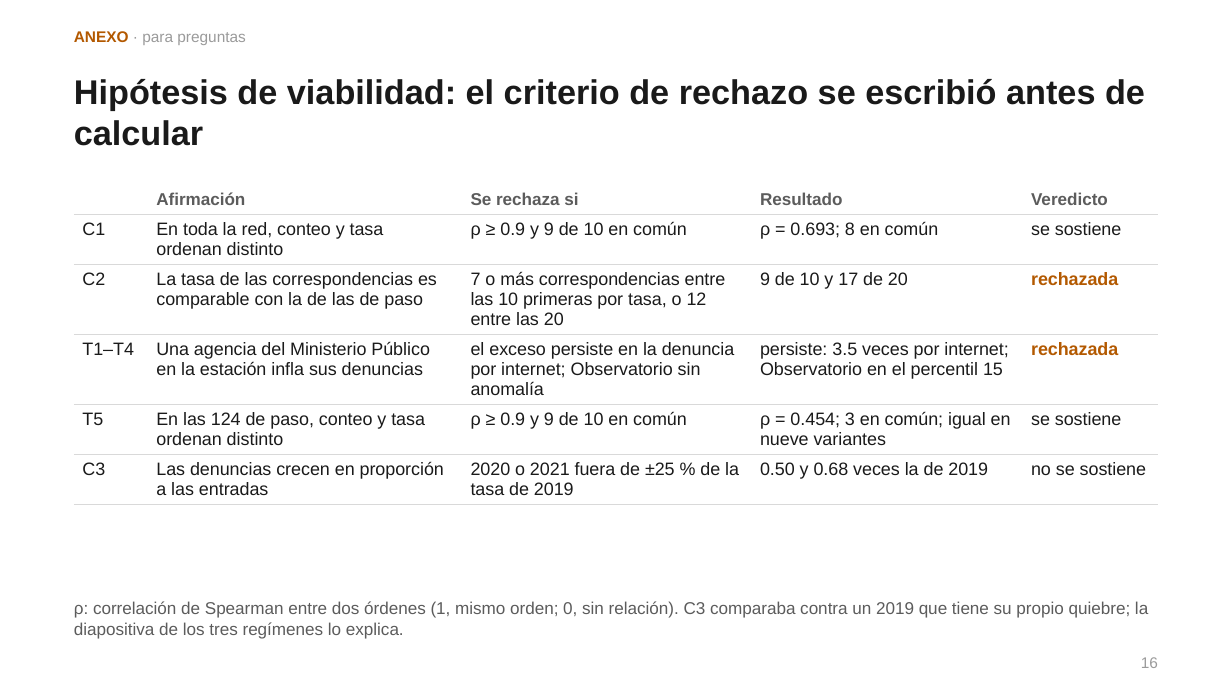
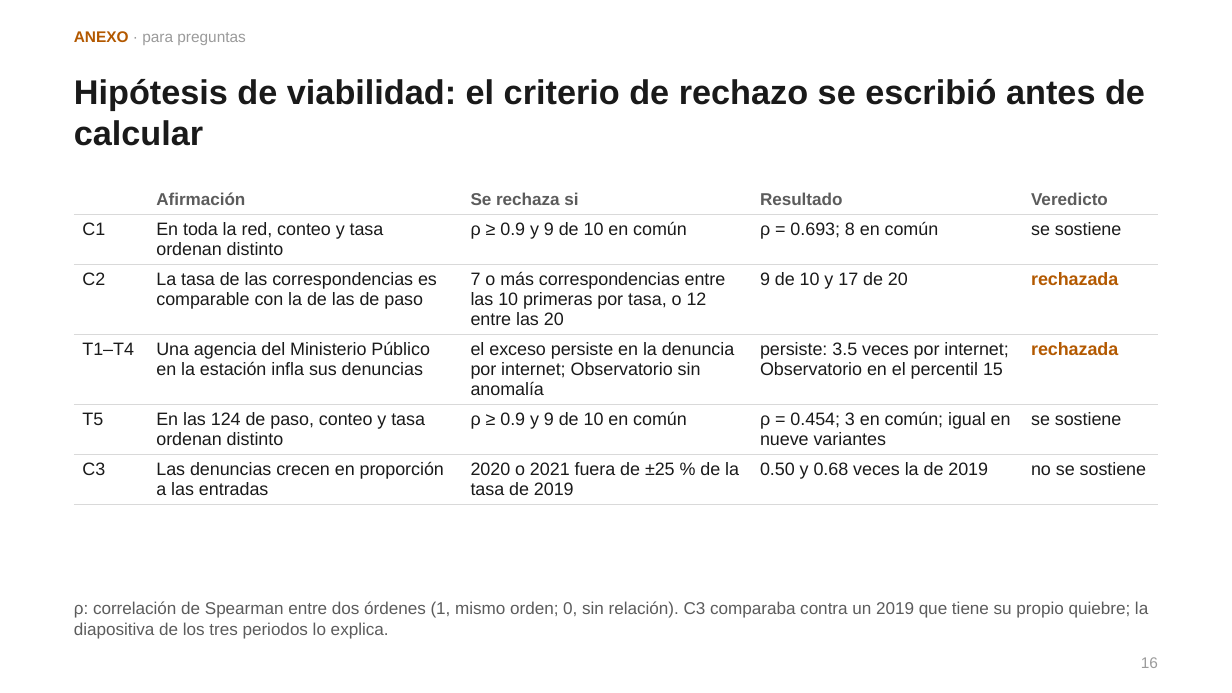
Before and after one commit to sebastiancordoba/caso-inseguridad-cdmx, a slide deck: slide 16 of docs/presentacion/presentacion.pptx. Drawn at 1232x693 pixels with LibreOffice and Linux fonts; fonts in the diff are those of the drawing. Boxes give left, top, right and bottom in pixels: in the first picture for what was removed or moved away, otherwise in the second. Text is boxed around its words. In the diff, an @@ line names an element or a change of style, - is before the commit and + after.

```diff
--- a/docs/presentacion/presentacion.pptx
+++ b/docs/presentacion/presentacion.pptx
@@ text at box(74, 601, 1148, 639): text changed @@
-ρ: correlación de Spearman entre dos órdenes (1, mismo orden; 0, sin relación). C3 comparaba contra un 2019 que tiene su propio quiebre; la diapositiva de los tres regímenes lo explica.
+ρ: correlación de Spearman entre dos órdenes (1, mismo orden; 0, sin relación). C3 comparaba contra un 2019 que tiene su propio quiebre; la diapositiva de los tres periodos lo explica.
```
Also in this commit, not shown: 3 other slides changed, 6 other files.
